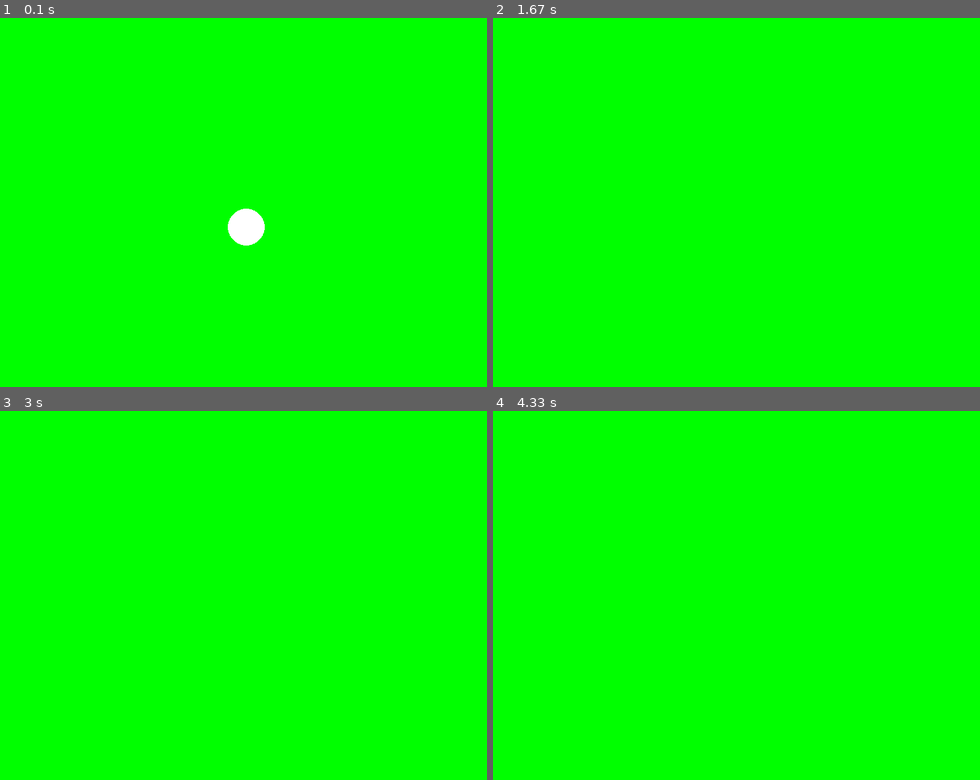
Above: before the commit, frames 1-4 (two rows, left to right).
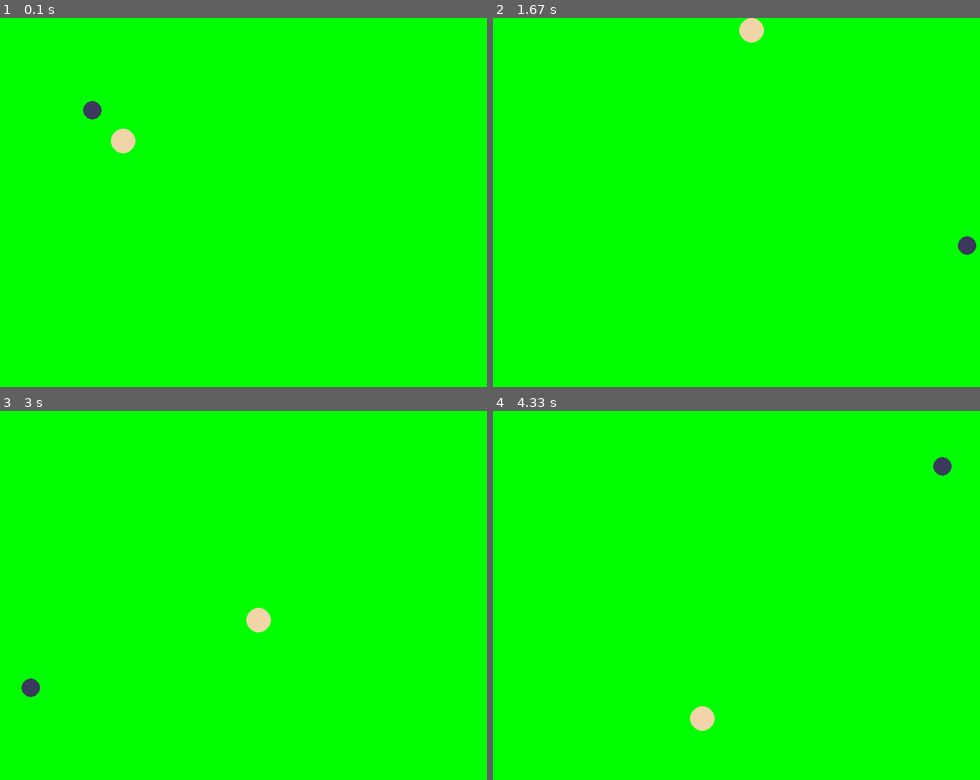
Above: after the commit, the same moments.

Repository: JosegCv/K2_Pygames
Game: pygame game, started from game.py
The game is run twice, just before and just after one commit, with the same random seed, the same clock (stepped at 60 frames per second) and the same inputs.
Inputs:
- Up to frame 1 (0.1 s): no input
- Up to frame 2 (1.67 s): no input
- Up to frame 3 (3 s): no input
- Up to frame 4 (4.33 s): no input

The runs differ from the first frame. In frame 1, 1.0% of the frame differs, in the area x 17-55%, y 22-62%; in frame 2, 0.4%; in frame 3, 0.4%; in frame 4, 0.4%.

Commit message:
se añaden bolas y si controla la colision

Diff:
--- a/game.py
+++ b/game.py
@@ -1,4 +1,6 @@
 import pygame
+import random
+import math
 
 class Bolas:
     def __init__(self):
@@ -6,13 +8,22 @@
         self.screen = pygame.display.set_mode((800, 600))
         pygame.display.set_caption("Bolas")
 
-        self.player = Ball(400,300, 30)
+        self.players = []
+
+        #for i in range(random.randint(1, 11)):
+           # b =  Ball(random.randint(0, 800), random.randint(0, 600), 15, random.randint(-10, 10), random.randint(-10, 10))
+           # self.players.append(b)
+
+        self.players.append(
+            Ball(150, 150, 15, 10, 10)
+        )
+        self.players.append(
+            Ball(200,200, 20, -10, -10)
+        )
         self.metronomo = pygame.time.Clock()
-
 
     def main_loop(self):
         game_over = False
-        dy = 10
 
         while game_over == False:
             self.metronomo.tick(60)
@@ -23,31 +34,48 @@
 
             self.screen.fill((0, 255, 0))
 
-            pygame.draw.circle(self.screen, (255,255,255), (self.player.x, self.player.y), self.player.radio)
-            self.player.draw(self.screen)
+            self.players[0].ball_collision(self.players[1])
 
-
-            self.player.y += dy
-
-            if self.player.y == 600 - self.player.radio:
-                dy = -dy
-
-
+            for bola in self.players:
+                bola.draw(self.screen)
+                bola.update(self.screen)
             pygame.display.flip()
 
 
 class Ball:
-    def __init__(self, x , y, radio, color =(255,255,255)):
+    def __init__(self, x , y, radio, dx = 0 , dy= 0):
         self.x = x
         self.y = y
         self.radio = radio
-        self.color = color
+        self.color = (random.randint(0,255), random.randint(0, 255), random.randint(0, 255))
+        self.dx = dx
+        self.dy = dy
 
     def draw(self, surface):
         pygame.draw.circle(surface, self.color, (self.x, self.y), self.radio)
+
+    def update(self, surface):
+        self.y += self.dy
+        self.x += self.dx
+
+        if self.y >= surface.get_height() - self.radio or self.y <= self.radio:
+            self.dy = -self.dy
+        if self.x >= surface.get_width() - self.radio or self.x <= self.radio:
+            self.dx = -self.dx
+
+        print(self.x , self.y)
+
+    def ball_collision(self, otra):
+        distancia = math.sqrt((otra.x- self.x)** 2 + (otra.y - self.y) **2 )
+        if distancia <= self.radio + otra.radio:
+            self.dx = -self.dx
+            self.dy = -self.dy
+            otra.dx = -otra.dx
+            otra.dy = -otra.dy
 
 
 if __name__ == "__main__":
 
     bola = Bolas()
+    ball = Ball(400, 300, 30)
     bola.main_loop()
